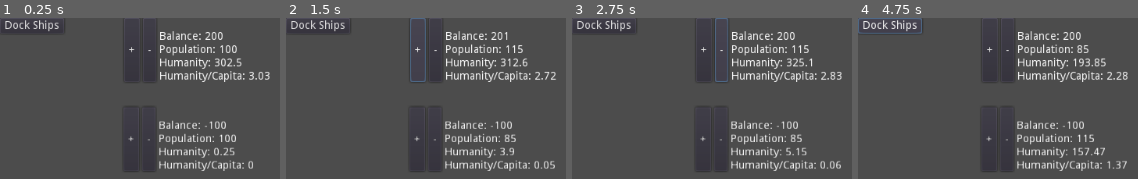
Above: before the commit, frames 1-4 (left to right).
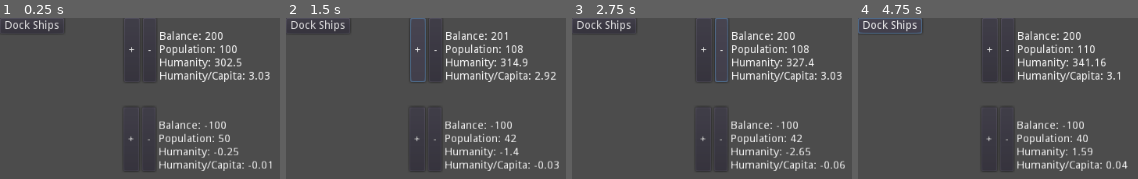
Above: after the commit, the same moments.

Repository: The-Churrosaur/Wanderlust
Game: Godot game, scene res://Main.tscn
Two runs of this game, one before a commit and one after it. Both use one fixed random seed, a clock stepped at 60 frames per second and the inputs below.
Inputs:
- Up to frame 1 (0.25 s): no input
- Up to frame 2 (1.5 s): click "Dock Ships" at 0.5 s; click "+" at 1.25 s
- Up to frame 3 (2.75 s): click "-" at 2 s
- Up to frame 4 (4.75 s): click "+" at 2.75 s; click "-" at 3.5 s; click "Dock Ships" at 4.25 s

The runs differ from the first frame. In frame 1, 0.6% of the frame differs, in the area x 76-98%, y 72-94%; in frame 2, 0.9%; in frame 3, 1.0%; in frame 4, 1.3%, in the area x 76-97%, y 16-94%.

Commit message:
added conscription to fill essential crew

Diff:
--- a/HumanityDrag.gd
+++ b/HumanityDrag.gd
@@ -8,6 +8,9 @@
 export var velocity = 10 # movement towards baseline, h per seond
 export var wages = 10
 export var starting_humanity = 0
+
+export var conscription_rate = 0.1 # percentage
+export var essential_crew = 10
 
 onready var label = $HBoxContainer/Label
 onready var b1 = $HBoxContainer/Button
@@ -73,6 +76,10 @@
 func hpc(): # humanity per capita
 	return humanity / population
 
+func get_conscripts() -> int:
+#	print("getc: ", conscription_rate * population)
+	return int(conscription_rate * population)
+
 func get_leavers(shipB) -> int: # population that wants to go
 
 	var percent = 0.0
--- a/Main.tscn
+++ b/Main.tscn
@@ -12,9 +12,10 @@
 
 [node name="hship2" parent="." instance=ExtResource( 1 )]
 position = Vector2( 158.088, 114.362 )
+population = 50
 balance = -100
 velocity = 1
-wages = 20
+essential_crew = 40
 
 [node name="Manager" parent="." instance=ExtResource( 2 )]
 path_1 = NodePath("../hship")
--- a/manager.gd
+++ b/manager.gd
@@ -23,11 +23,41 @@
 	print("ship1 leavers: ", s1_leavers)
 	print("ship2 leavers: ", s2_leavers)
 
+	# check conscription necessary from leavers
+
+	# s1 conscripts needed
+	var s1c = conscripts_needed(ship1, s2_leavers, s1_leavers)
+	# leavers reduced by remainder
+	s1_leavers -= try_get_conscripts(ship2, ship1, s1c)
+
+	var s2c = conscripts_needed(ship2, s1_leavers, s2_leavers)
+	s2_leavers -= try_get_conscripts(ship1, ship2, s2c)
+
 	move_pop(ship1, ship2, s1_leavers, s2_leavers)
 	move_pop(ship2, ship1, s2_leavers, s1_leavers)
 
+# does this ship still need conscripts after estimating entering, leaving crew
+func conscripts_needed(ship, entering, leaving) -> int:
+	var delta = ship.essential_crew - (ship.population - leaving + entering)
+	var amount = int(max(delta, 0))
+	print(ship.name, ", conscripts needed: ", amount)
+	return amount
+
+# moves amount from ship to ship2
+# returns unfilled remainder
+func try_get_conscripts(ship, ship2, amount) -> int:
+	var delta = amount - ship.get_conscripts()
+	delta = int(max(0, delta))
+	# transfer personnel
+	var transfer = amount - delta
+	print("transferring conscripts: ", transfer)
+	move_pop(ship, ship2, transfer, 0)
+
+	return delta
+
 func move_pop(ship1, ship2, pop, pop_out): # moves pop from ship1 to ship2
 
+	# caps amount to smalled ship max population
 	var moveable
 	var s2pop = ship2.population - pop_out
 
@@ -51,7 +81,7 @@
 		print("Stowaways: ", extra)
 		moveable += extra
 
-	print("moving: ", moveable, " from: ", ship1, " to ", ship2)
+	print("moving: ", moveable, " from: ", ship1.name, " to ", ship2.name)
 
 	ship1.population -= moveable
 	ship2.population += moveable
